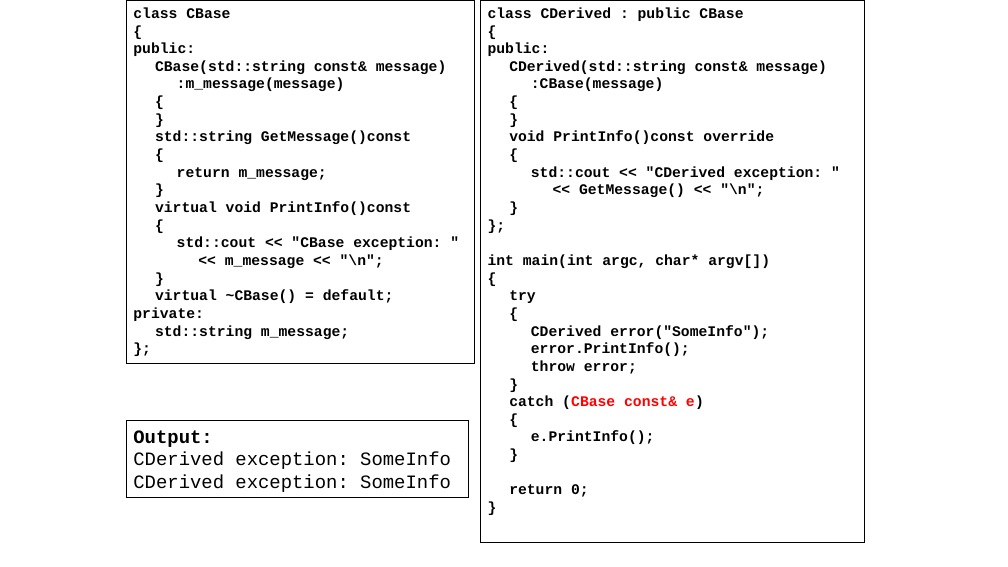
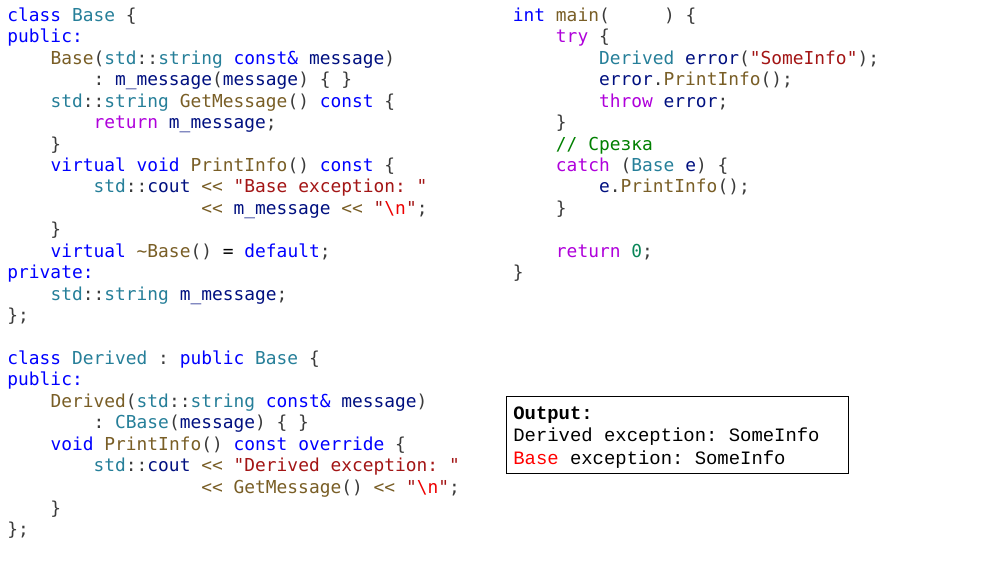
Before and after one commit to alexey-malov/oop, a slide deck: slide 23 of lectures/05/Обработка ошибок и исключительных ситуаций.pptx (slide 17 before the commit). Drawn at 1008x567 pixels with LibreOffice and Linux fonts; fonts in the diff are those of the drawing. Boxes give left, top, right and bottom in pixels: in the first picture for what was removed or moved away, otherwise in the second. Text is boxed around its words. In the diff, an @@ line names an element or a change of style, - is before the commit and + after.

```diff
--- a/lectures/05/Обработка ошибок и исключительных ситуаций.pptx
+++ b/lectures/05/Обработка ошибок и исключительных ситуаций.pptx
@@ text "class Base {": place and size @@
-text "class Base {" at [126,0,475,364]
+text "class Base {" at [7,7,460,497]
@@ text "class Base {" at [7,7,460,497]: fill #FFFFFF to none; outline #000000 0.75 pt to none @@
@@ text at [7,7,115,22]: text changed; size 14 to 17 pt; font Courier New to DejaVu Sans Mono; text colour #000000 to #0000FF; bold off @@
-class CBase
-{
+class Base {
@@ text at [7,28,428,305]: size 14 to 17 pt, font Courier New to DejaVu Sans Mono, bold off in "public:", "return m_message;", "}", "<< m_message << "\n";" and 3 more places; text colour #000000 to #0000FF in "public:"; text colour #000000 to #AF00DB in "return"; text colour #000000 to #001080 in "m_message;", "m_message", "m_message;"; text colour #000000 to #3B3B3B in "m_message;", "}", ""\n";", "}" and 2 more places; text colour #000000 to #795E26 in "<< <<"; text colour #000000 to #A31515, text colour #000000 to #EE0000 in ""\n";"; text colour #000000 to #267F99 in "std::string" @@
@@ rectangle removed at [480,0,864,542] @@
-class CDerived : public CBase
-{
-public:
-CDerived(std::string const& message)
-:CBase(message)
-{
-}
-void PrintInfo()const override
-{
-std::cout << "CDerived exception: "
-<< GetMessage() << "\n";
-}
-};
-int main(int argc, char* argv[])
-{
-try
-{
-CDerived error("SomeInfo");
-error.PrintInfo();
-throw error;
-}
-catch (CBase const& e)
-{
-e.PrintInfo();
-}
-return 0;
-}
@@ text added at [513,7,879,260], 17 pt, text #3B3B3B @@
+int main( ) {
+try {
+Derived error("SomeInfo");
+error.PrintInfo();
+throw error;
+}
+// Срезка
+catch (Base e) {
+e.PrintInfo();
+}
+return 0;
+}
@@ text at [51,50,395,111]: text changed; size 14 to 17 pt; font Courier New to DejaVu Sans Mono; text colour #000000 to #001080; bold off @@
-CBase(std::string const& message)
-:m_message(message)
-{
-}
-std::string GetMessage()const
-{
+Base(std::string const& message)
+: m_message(message) { }
+std::string GetMessage() const {
@@ text at [51,157,406,196]: text changed; size 14 to 17 pt; font Courier New to DejaVu Sans Mono; text colour #000000 to #0000FF; bold off @@
-virtual void PrintInfo()const
-{
-std::cout << "CBase exception: "
+virtual void PrintInfo() const {
+std::cout << "Base exception: "
@@ text at [7,243,330,282]: text changed; size 14 to 17 pt; font Courier New to DejaVu Sans Mono; text colour #000000 to #0000FF; bold off @@
-virtual ~CBase() = default;
-private:
+virtual ~Base() = default;
+private:
@@ text at [7,350,460,497]: paragraphs added @@
+class Derived : public Base {
+public:
+Derived(std::string const& message)
+: CBase(message) { }
+void PrintInfo() const override {
+std::cout << "Derived exception: "
+<< GetMessage() << "\n";
+}
+};
@@ rectangle "Output:": place and size @@
-rectangle "Output:" at [126,420,469,497]
+rectangle "Output:" at [506,397,848,473]
@@ text in rectangle at [513,428,820,468]: text changed @@
-CDerived exception: SomeInfo
-CDerived exception: SomeInfo
+Derived exception: SomeInfo
+Base exception: SomeInfo
```
Also in this commit, not shown: 12 other slides changed, 14 slides added, 1 slide removed, 2 other files.
